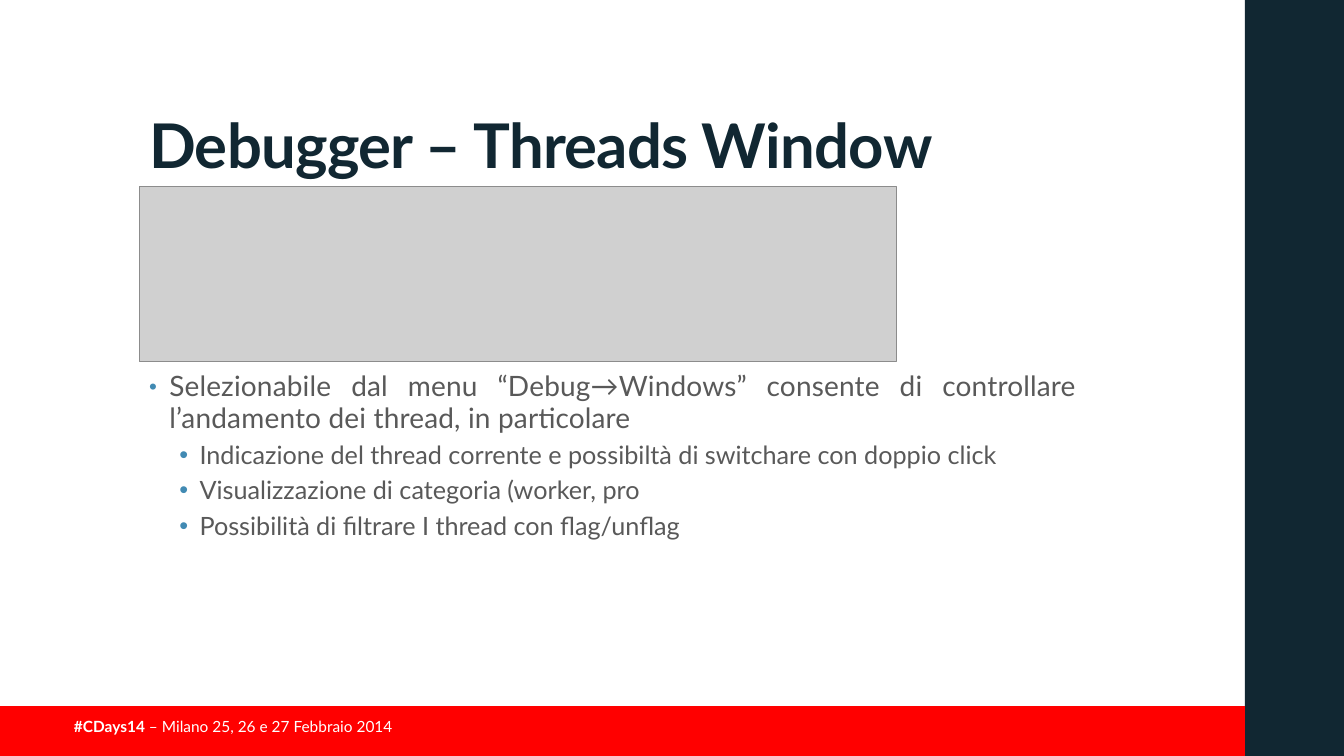
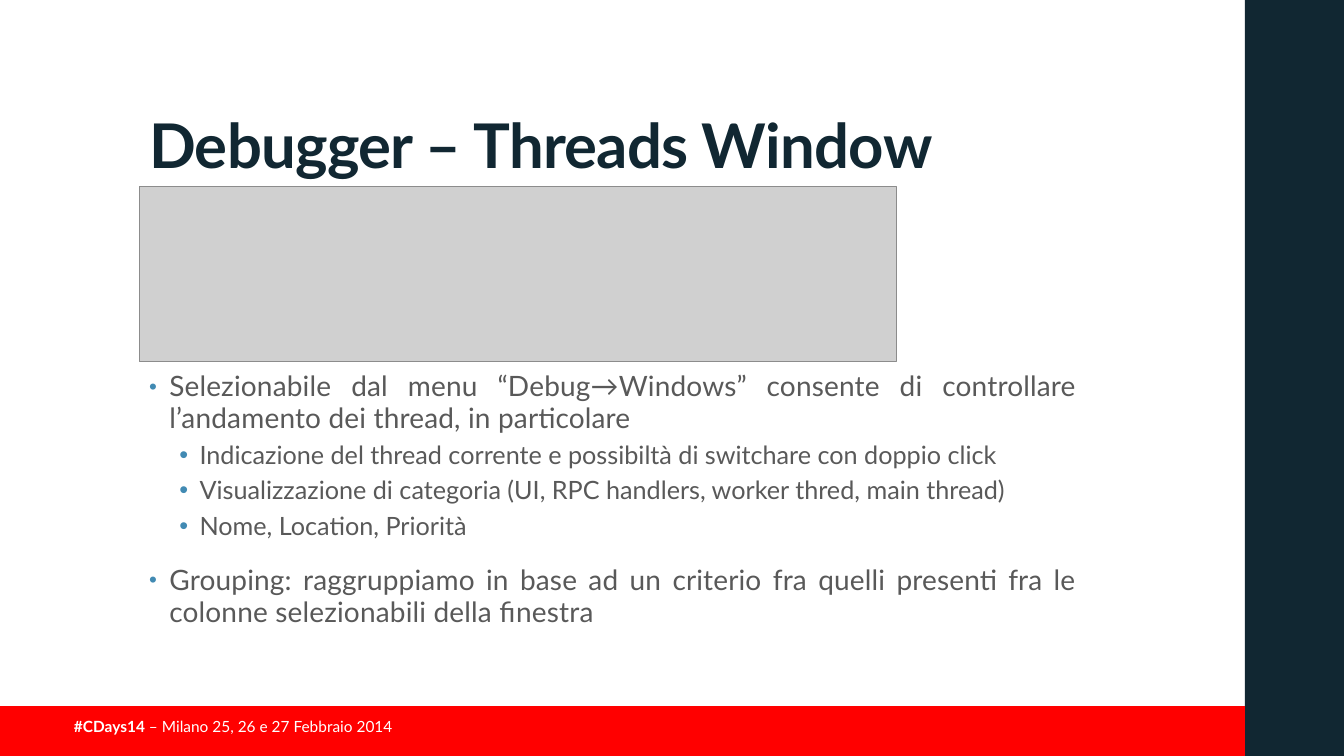
Before and after one commit to guidop/CDays14, a slide deck: slide 44 of presentazioneCDAYS2014.pptx. Drawn at 1344x756 pixels with LibreOffice and Linux fonts; fonts in the diff are those of the drawing; grey boxes stand for pictures; background and template pictures are left out. Boxes give left, top, right and bottom in pixels: in the first picture for what was removed or moved away, otherwise in the second. Text is boxed around its words. In the diff, an @@ line names an element or a change of style, - is before the commit and + after.

```diff
--- a/presentazioneCDAYS2014.pptx
+++ b/presentazioneCDAYS2014.pptx
@@ text at (169, 479, 1076, 622): text changed; size 18 to 20 pt @@
-  • Visualizzazione di categoria (worker, pro
-  • Possibilità di filtrare I thread con flag/unflag
+  • Visualizzazione di categoria (UI, RPC handlers, worker thred, main thread)
+  • Nome, Location, Priorità
+• Grouping: raggruppiamo in base ad un criterio fra quelli presenti fra le colonne selezionabili della finestra
```
Also in this commit, not shown: 1 slide added, 2 other files.
